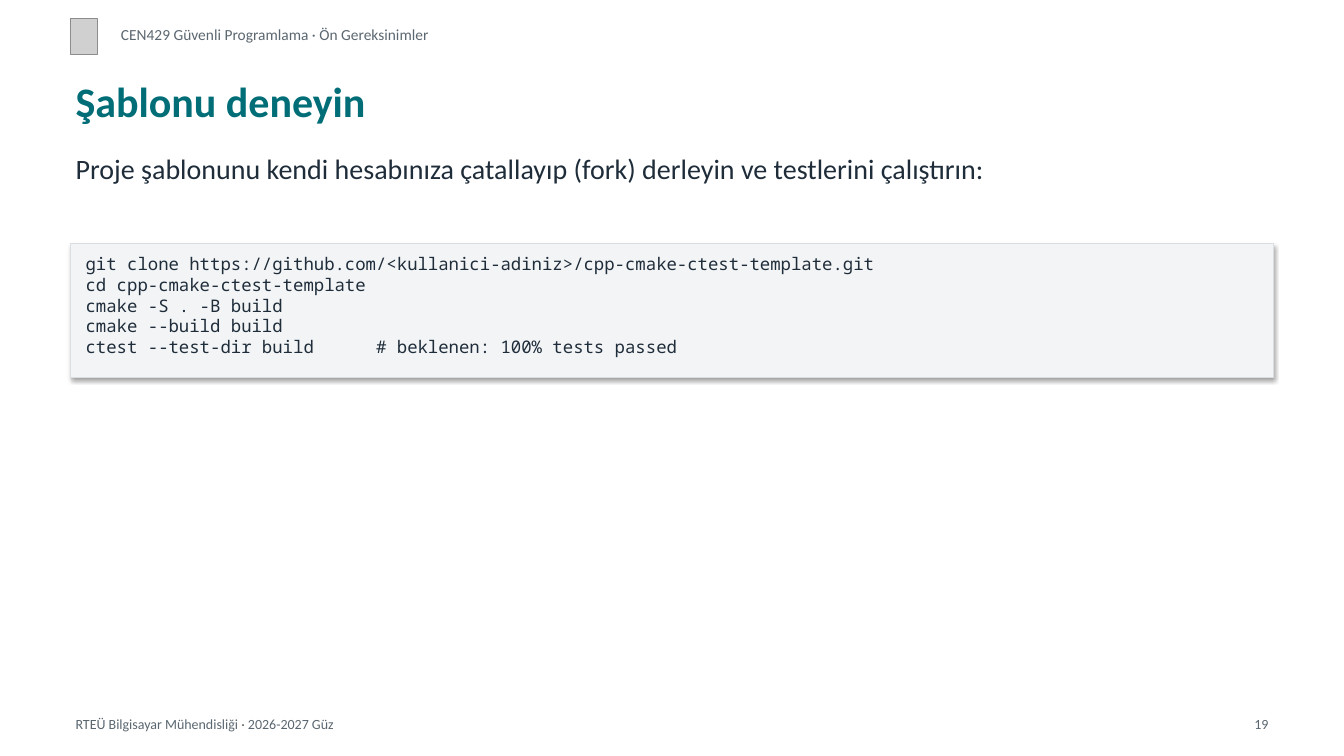
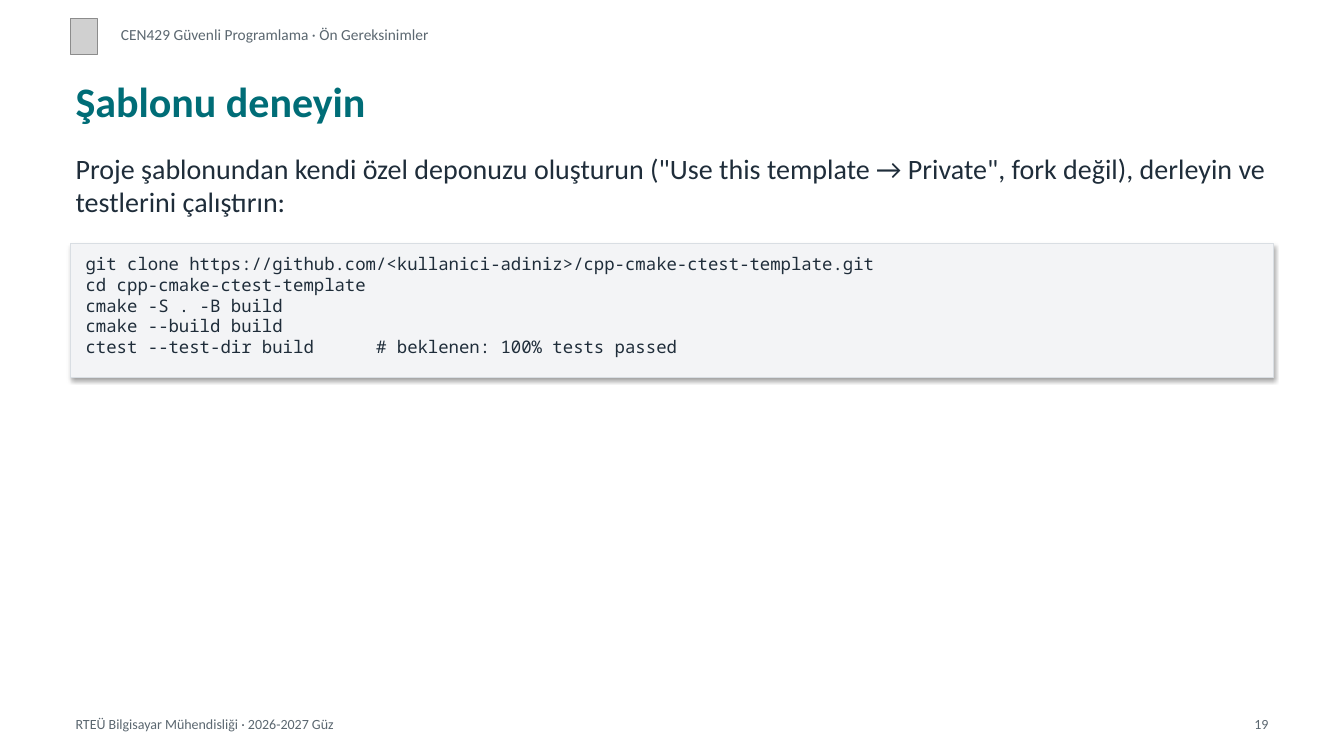
Before and after one commit to ucoruh/cen429-secure-programming, a slide deck: slide 19 of docs/prerequisites/cen429-on-gereksinimler-sunum.tr.pptx. Drawn at 1344x756 pixels with LibreOffice and Linux fonts; fonts in the diff are those of the drawing; grey boxes stand for pictures. Boxes give left, top, right and bottom in pixels: in the first picture for what was removed or moved away, otherwise in the second. Text is boxed around its words. In the diff, an @@ line names an element or a change of style, - is before the commit and + after.

Commit message:
Takım en çok 5 kişi, 10 dakikalık gösterim yerleri, depo şablondan (fork yok), paylaşılan takım listesi; çıktılar yeniden üretildi

```diff
--- a/docs/prerequisites/cen429-on-gereksinimler-sunum.tr.pptx
+++ b/docs/prerequisites/cen429-on-gereksinimler-sunum.tr.pptx
@@ text at bbox=[76, 158, 1265, 217]: text changed @@
-Proje şablonunu kendi hesabınıza çatallayıp (fork) derleyin ve testlerini çalıştırın:
+Proje şablonundan kendi özel deponuzu oluşturun ("Use this template → Private", fork değil), derleyin ve testlerini çalıştırın:
```
Also in this commit, not shown: 2 other slides changed, 27 other files.
